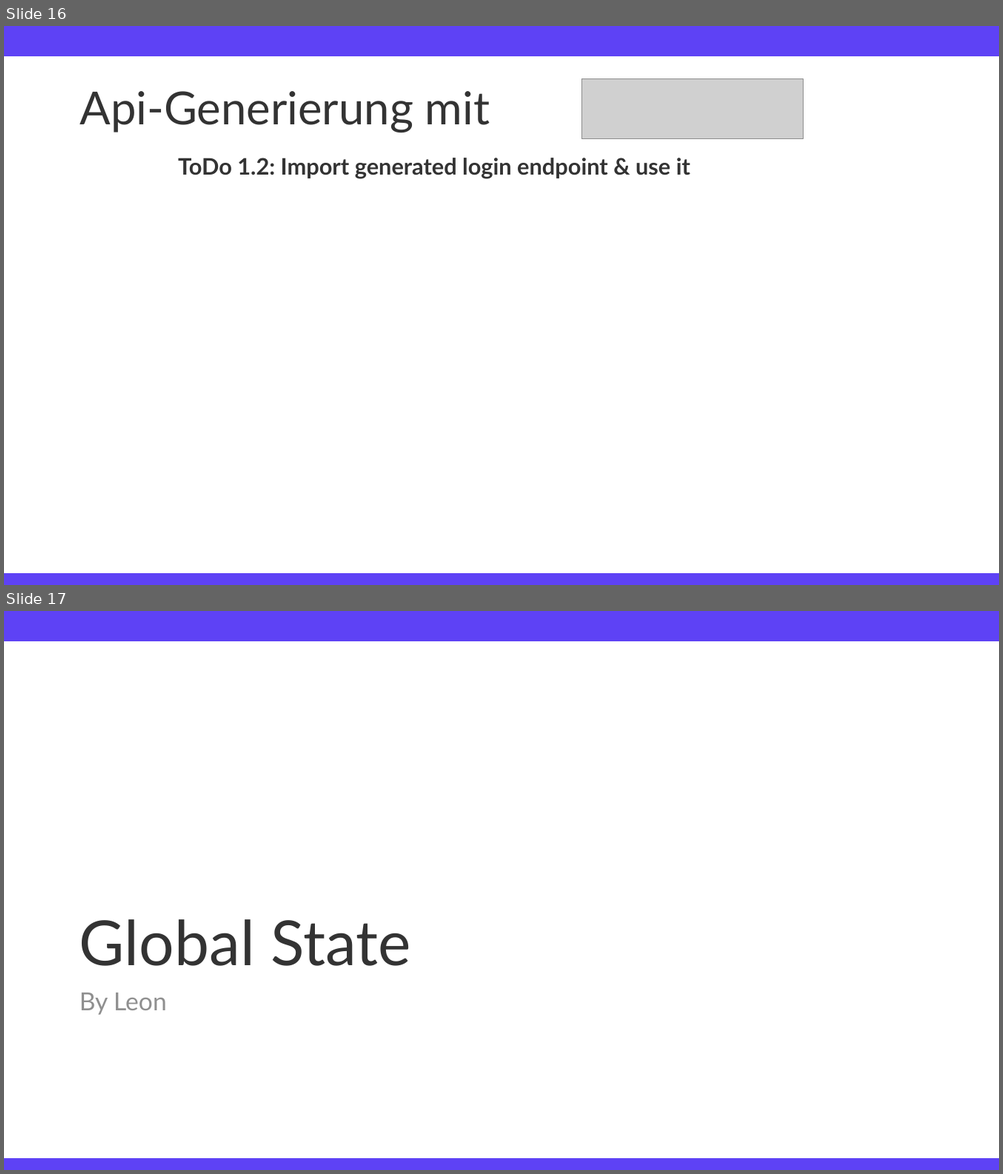
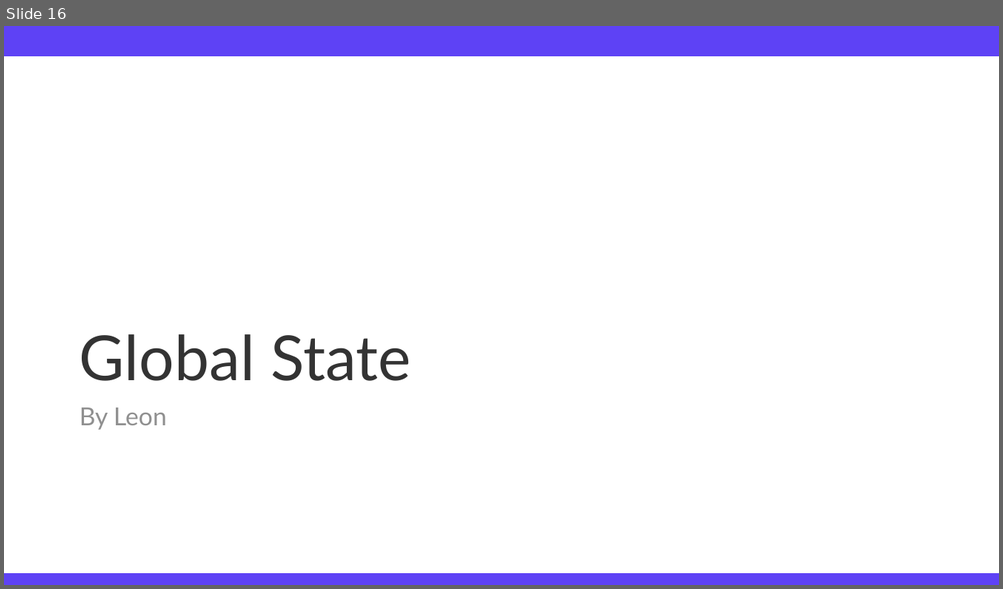
Before and after one commit to TimFehrmannAclue/techlabor_trainings_react_advanced, a slide deck: training_react_advanced.pptx. Shown one above the other, each under a label of ours: slides 16 and 17 before the commit, slide 16 after it. The pictures are 1003x1174 and 1003x589 pixels, drawn with LibreOffice and Linux fonts; fonts in the diff are those of the drawing; grey boxes stand for pictures; background and template pictures are left out. Boxes give left, top, right and bottom in pixels: in the first picture for what was removed or moved away, otherwise in the second. Text is boxed around its words. In the diff, an @@ line names an element or a change of style, - is before the commit and + after.

```diff
--- a/training_react_advanced.pptx
+++ b/training_react_advanced.pptx
@@ slide 16 removed at bbox=[4, 26, 999, 585], background #FFFFFF; not listed: 2 template elements that a slide beside it also shows @@
@@ title removed at bbox=[79, 91, 489, 133] @@
-Api-Generierung mit
@@ picture removed at bbox=[581, 79, 802, 138] @@
@@ text removed at bbox=[178, 158, 690, 179] @@
-ToDo 1.2: Import generated login endpoint & use it
@@ what was slide 17 is now slide 16 @@
```
Also in this commit, not shown: 2 slides changed, 1 slide added, 1 other slide removed.
